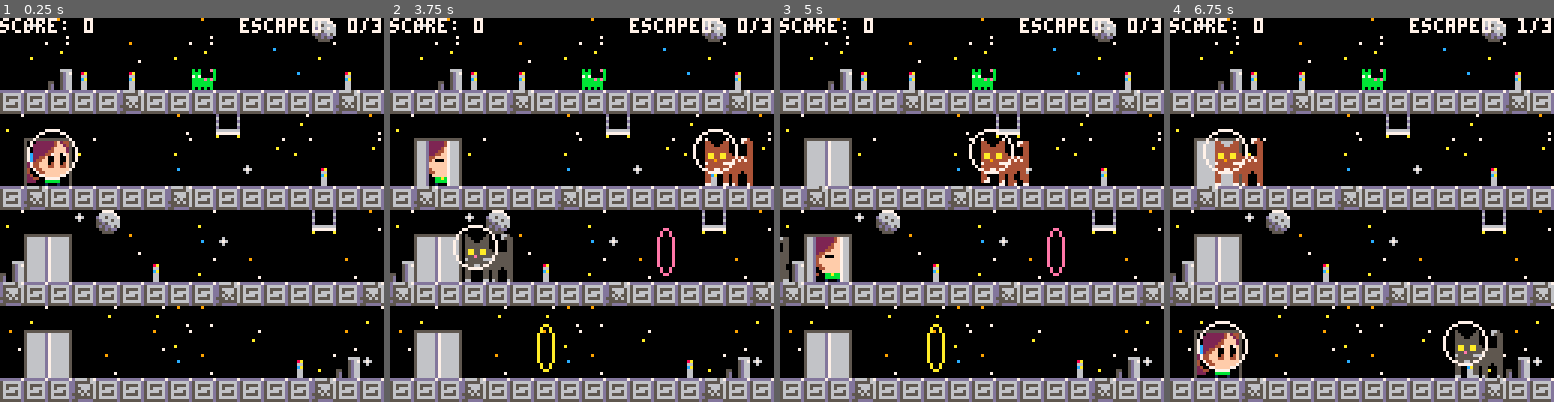
Above: before the commit, frames 1-4 (left to right).
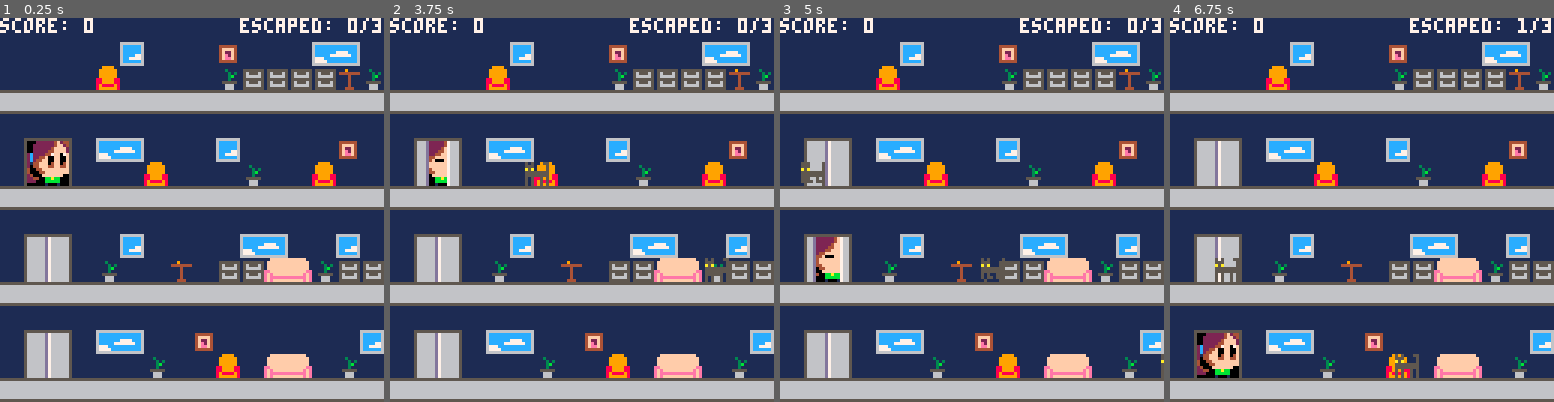
Above: after the commit, the same moments.

Repository: leonardost/cat-catcher-0
Game: PICO-8 cartridge cat_catcher_0.p8
Same seed, same stepped clock (60 frames per second), same inputs: the game is played once before the commit and once after it.
Inputs:
- Up to frame 1 (0.25 s): no input
- Up to frame 2 (3.75 s): tap X (X key) at 0.33, 1.07, 1.85, 2.97 s; tap O (Z key) at 0.7, 1.7, 2.1, 2.5, 2.9, 3.3, 3.7 s; hold Up 2.15-2.42 s; hold Down from 3.63 s (still down)
- Up to frame 3 (5 s): release Down at 3.97 s; tap X (X key) at 4.08 s; tap O (Z key) at 4.1, 4.5, 4.9 s; hold Up from 4.73 s (still down)
- Up to frame 4 (6.75 s): release Up at 5.03 s; tap X (X key) at 5.2, 6.32 s; tap O (Z key) every 0.4 s from 5.3 to 6.5 s; hold Down 5.73-6.03 s

The runs differ from the first frame. In frame 1, 82% of the frame differs, in the area x 0-100%, y 0-100%; in frame 2, 82%; in frame 3, 82%; in frame 4, 83%.

Commit message:
Finish stage 4, create Doraemon easter egg

Diff:
--- a/cat_catcher_0.p8
+++ b/cat_catcher_0.p8
@@ -21,7 +21,7 @@
 --]]
 
 function _init()
-  t = 520
+  t = 0
   -- actors can have .draw()
   -- and/or .update() methods
   actors = {}
@@ -36,7 +36,7 @@
   current_floor = 0
   score = 0
   high_score = 0
-  stage = 4
+  stage = 1
   caught_cats = 0
   escaped_cats = 0
   -- cats that were either captured or escaped
@@ -143,27 +143,41 @@
     { 13, 1050, 1 },
   }
   cat_generation[4] = {
-    { 0, 30, 1 },
+    { 0, 20, 1 },
+    { 0, 40, 1 },
     { 0, 60, 1 },
-    { 0, 90, 1 },
+    { 0, 80, 0 },
+    { 0, 100, 0 },
     { 0, 120, 0 },
-    { 0, 150, 0 },
-    { 0, 180, 0 },
-    { 0, 210, 2 },
-    { 0, 240, 2 },
-    { 0, 270, 2 },
-    { 1, 310, 0 },
-    { 1, 340, 1 },
-    { 1, 370, 2 },
-    { 1, 400, 1 },
-    { 1, 430, 0 },
+    { 0, 140, 2 },
+    { 0, 160, 2 },
+    { 0, 180, 2 },
+    { 1, 270, 0 },
+    { 1, 300, 1 },
+    { 1, 330, 2 },
+    { 1, 360, 1 },
+    { 1, 390, 0 },
+    { 1, 410, 1 },
+    { 1, 430, 2 },
     { 1, 450, 1 },
-    { 1, 470, 2 },
-    { 1, 490, 1 },
-    { 1, 510, 0 },
-    { 2, 530, 1 },
-    { 3, 610, 0 },
-    { 2, 690, 2 },
+    { 1, 470, 0 },
+    { 2, 460, 1 },
+    { 3, 550, 0 },
+    { 2, 630, 2 },
+    { 3, 770, 1 },
+    { 10, 820, 1 },
+    { 14, 870, 0 },
+    { 10, 900, 1 },
+    { 14, 900, 2 },
+    { 0, 930, 0 },
+    { 0, 960, 2 },
+    { 14, 990, 0 },
+    { 14, 1010, 2 },
+    { 14, 1030, 1 },
+    { 0, 1040, 1 },
+    { 14, 1050, 1 },
+    { 0, 1060, 1 },
+    { 13, 1200, -1 },
   }
 
   -- cats used for testing
@@ -256,6 +270,9 @@
 		    add(actors, portals[1])
 		    add(actors, portals[2])
 		  end
+		  if t == 800 then
+		    add(actors, doraemon())
+		  end
   end
 
   for obj in all(actors) do
@@ -965,6 +982,27 @@
   return cat
 end
 
+-- black cat
+function cat_actor8(floor)
+  local sprites = {
+    sprite(1, 1, { 124 }, 1),
+    sprite(1, 1, { 125 }, 1),
+  }
+  local cat = base_cat_actor(sprites, floor)
+
+  function cat.update()
+    cat.update_state()
+    cat.base_update()
+    cat.x -= 1
+    if cat.x < -8 then
+      sfx(8)
+      cat.escaped = true
+    end
+  end
+
+  return cat
+end
+
 function base_bigcat_actor(sprites, floor)
   local life = 3
   local cat1 = sprites[1]
@@ -1122,12 +1160,14 @@
   cat_actor6,
   -- 10 - white fast cat
   cat_actor7,
-  -- 10 - big cat with helmet
+  -- 11 - big cat with helmet
   bigcat_actor5,
-  -- 11 - big black cat with helmet
+  -- 12 - big black cat with helmet
   bigcat_actor6,
-  -- 12 - bonus green cat
+  -- 13 - bonus green cat
   cat_actor_bonus,
+  -- 14 - black cat
+  cat_actor8,
 }
 -->8
 function elevator_actor(x, y)
@@ -1353,6 +1393,34 @@
   portal_entrance.move_to_floor = floor2
   portal_entrance.floor = floor1
 	 return { portal_entrance, portal_exit }
+end
+
+function doraemon()
+	 local t = 0
+
+  local sprites = {
+    sprite(2, 2, { 169, 170, 185, 186 }),
+  }
+  local animation_idle = animation()
+  animation_idle.add_frame(sprites[1], 30)
+  local idle = state("idle", animation_idle)
+
+  local doraemon = actor(
+    128, 8, { idle }
+  )
+  function doraemon.update()
+    t += 1
+
+    if t < 30 and t % 2 == 0 then
+      doraemon.x -= 1
+    elseif t > 60 and t % 2 == 0 then
+      doraemon.x += 1
+    elseif t > 150 then
+      doraemon.delete_me = true
+    end
+  end
+
+  return doraemon
 end
 __gfx__
 000000005050005550500005444444440000000000000000555555550444444033333333111111110000000000000090a0a00077a0a000070066a00000000000
@@ -1395,14 +1463,14 @@
 4aa44aa4400000444aa44aa44000004417711771100000111771177110000011889999880565556500004000005555506cc777766777ccccccccccc604feef40
 4aa44aa4447474444aa44aa4447474441771177111d1d1111771177111d1d111898888980566666500004000000666006cccccc667777cccccccccc604444440
 4449444444474744444944444447474411161111111d1d1111161111111d1d118999999805555555000444000006660066666666666666666666666600000000
-74444477744444447444447774444444d11111ddd1111111d11111ddd111111100ffffffffffff00000000000000000000000000000000005050005550500005
-44444444444444444444444444444444111111111111111111111111111111110ffffffffffffff0055555000000000003300333000000005550000555500005
-44477444444444444447744444444440111dd11111111111111dd111111111100ffffffffffffff0557575500000000033333300000bbb00a5a00005a5a00005
-4470074444440444447007444444044011d00d111111011111d00d11111101100ffffffffffffff05755575000000000333bbbb000bbabb05555555555555555
-4400004404400044440000440440044411000011011000111100001101100111eeffffffffffffee555755500000000033bb3bbb0bbbbbb05555555555555555
-44000044044000444470004404400444110000110110001111d0001101100111efeffffffffffefe057775000000000030bb4bbb0bbbbb005050050550500505
-4400004404400044477000470444004411000011011000111dd0001d01110011efeeeeeeeeeeeefe05757500000000000bb0440b0bbbb0005050050550550555
-77000077074000740000007704470077110000110d1000d1000000dd011d00ddefeffffffffffefe05555500000000000b0044000bbbbb005050050505000005
+74444477744444447444447774444444d11111ddd1111111d11111ddd111111100ffffffffffff00000000000000000000000000000000000000000000000000
+44444444444444444444444444444444111111111111111111111111111111110ffffffffffffff0055555000000000003300333000000000000000000000000
+44477444444444444447744444444440111dd11111111111111dd111111111100ffffffffffffff0557575500000000033333300000bbb000000000000000000
+4470074444440444447007444444044011d00d111111011111d00d11111101100ffffffffffffff05755575000000000333bbbb000bbabb00000000000000000
+4400004404400044440000440440044411000011011000111100001101100111eeffffffffffffee555755500000000033bb3bbb0bbbbbb00000000000000000
+44000044044000444470004404400444110000110110001111d0001101100111efeffffffffffefe057775000000000030bb4bbb0bbbbb000000000000000000
+4400004404400044477000470444004411000011011000111dd0001d01110011efeeeeeeeeeeeefe05757500000000000bb0440b0bbbb0000000000000000000
+77000077074000740000007704470077110000110d1000d1000000dd011d00ddefeffffffffffefe05555500000000000b0044000bbbbb000000000000000000
 5555555000000005500000050000000070000007000000005555555555555555000000000000000033333333333333330000ff000000000000000000b0000000
 5600006500000005550000550000665544000044000077445666666d7666666500000055555550003b33b3bbb33bb3bb0000440000000000000008000b000000
 5060060500000005555005550000655544400444000074445666666d766666650000055775775500bbbbbb4bbbbbbbbb00004400000000000000b00000b00003
@@ -1411,14 +1479,14 @@
 50600605000000055a5555a5500000554a4444a4400000445666666d766666650577755775775550b3bbbbbbbbab3bbb0000440000b0b0000003b030bb03b000
 560000650000000555a55a555555555544a44a44447474445666666d766666650577755555555755bbbbb3bbbbbb3bbb0000ff00000b00000030b00000bbb3bb
 0555555500000005555e55555555555544494444444747445666666d766666650557555777557775bbbbbb3bbbb3bbbb00004400000b00000000b00000033000
-5000000055555550655555666555555574444477744444445666666d766666650000557777755775919111009191111000000000000000000000000000000000
-5000000056000065555555555555555544444444444444445666666d766666650005577777775555999111109991111000000000000000000000000000000000
-5000000050600605555665555555555044477444444444405666666d766666650005777777777500a0a11110a0a1111000000000000000000000000000000000
+5000000055555550655555666555555574444477744444445666666d766666650000557777755775919111009191111001011100010111100000000000000000
+5000000056000065555555555555555544444444444444445666666d766666650005577777775555999111109991111000011110000111100000000000000000
+5000000050600605555665555555555044477444444444405666666d766666650005777777777500a0a11110a0a11110a0a11110a0a111100000000000000000
 5000000050067005556006555555055044700744444404405666666d766666650005777777777500000040000000400000000000000000000000000000000000
 5000000050066005550000550550055544000044044004445666666d766666650005577557777500000040000000400000000000000000000000000000000000
-5000000050600605556000550550055544700044044004445666666d766666650000555555775500010110100101101000000000000000000000000000000000
-5000000056000065566000560555005547700047044400445666666d766666650000000005555000010110100100100000000000000000000000000000000000
-5000000005555555000000660556006600000077044700775666666d766666650000000000000000010110101011111000000000000000000000000000000000
+5000000050600605556000550550055544700044044004445666666d766666650000555555775500010110100101101001011010010110100000000000000000
+5000000056000065566000560555005547700047044400445666666d766666650000000005555000010110100100100001011010010010000000000000000000
+5000000005555555000000660556006600000077044700775666666d766666650000000000000000010110101011111001011010101111100000000000000000
 00aaaa000000665000aaaa000000000000aaaa0000000000555555555555555500000000000900000000000000000000007777000000000009a00a9009a00090
 04aaaaa00000655504aaaaa00000665504aaaaa0000066555566665555666655006000000000000000000ffffff0000006666670000000009a9700a99a9700a9
 444444440000005544444444000065554444444400006555566665555666666506760000000000000000f000000f0000d6656667000c0000a000009a0000a09a
